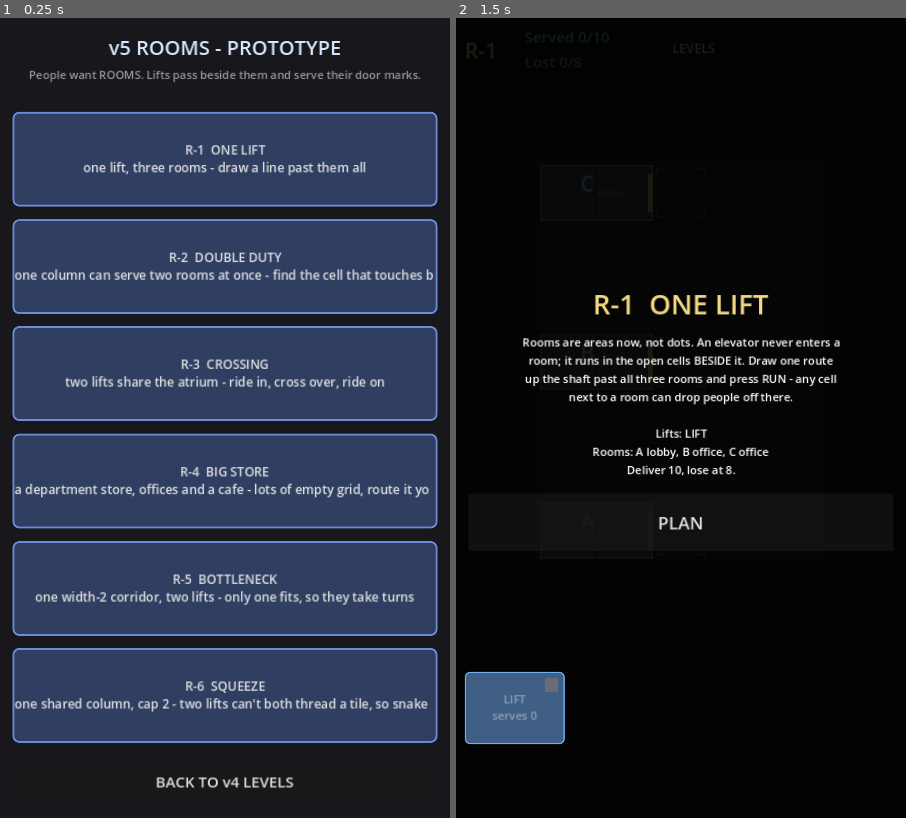
Above: before the commit, frames 1-2 (left to right).
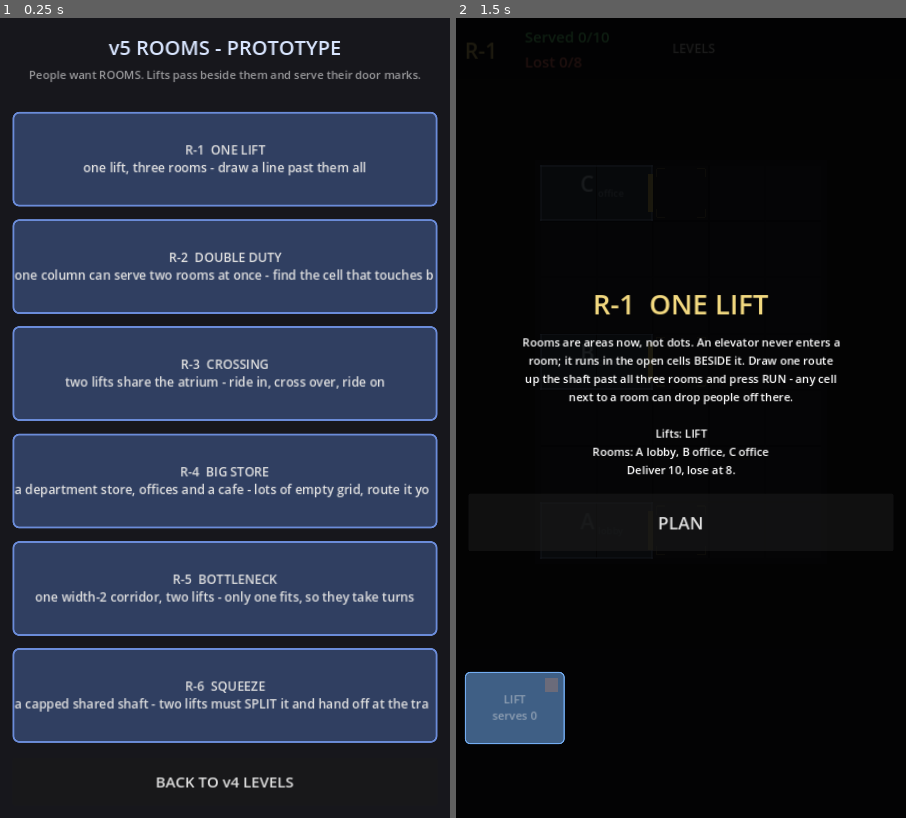
Above: after the commit, the same moments.

Repository: AlexEltonPym/elevator_game
Game: Godot game, scene res://scenes/v5_select.tscn
The game is run twice, just before and just after one commit, with the same random seed, the same clock (stepped at 60 frames per second) and the same inputs. This scene is started directly instead of the project's main scene.
Inputs:
- Up to frame 1 (0.25 s): no input
- Up to frame 2 (1.5 s): click "R-1 ONE LIFT one lift, three …" at 0.5 s; click "LEVELS" at 1.25 s

The runs differ from the first frame. In frame 1, 0.8% of the frame differs, in the area x 3-96%, y 85-87%; in frame 2, nothing differs.

Commit message:
Rethink R-6: overlap cap forces a shared-shaft transfer, not disjoint lanes
The old R-6 solved as two independent lifts (A+C / B+D) that never
interacted - boring, and one lift trivially covered it. New R-6 makes the
cap force cooperation: one cap-2 shaft, five rooms, a cap-4 transfer E
mid-shaft that both lifts CAN share. Two width-2 lifts can't both run the
whole shaft (2+2 > 2 on any cap-2 tile), so they split it and hand off at
E. Demand is 50% local / 50% cross-cluster, short patience.

- Intended: LIFT 1 = A,B,E (bottom); LIFT 2 = E,C,D (top); cross riders
  transfer at E. Wins with transfers
- Proven a real cooperation puzzle: new smoke _cooperation_test asserts a
  one-lift attempt LOSES and a disjoint-two (no shared E) attempt LOSES,
  while the cooperative solution wins - so the two lifts MUST interact
- Mechanic unchanged; only R-6 level data + its smoke tests. Other levels
  unchanged, det=Y; v4 frozen (3552943357, balance 182)

Co-Authored-By: Claude Fable 5 <noreply@anthropic.com>

Diff:
--- a/scripts/v5/levels5.gd
+++ b/scripts/v5/levels5.gd
@@ -233,40 +233,50 @@
 	{
 		"id": "R-6",
 		"name": "Squeeze",
-		"thesis": "one shared column, cap 2 - two lifts can't both thread a tile, so snake around",
-		"intro": "The centre column is CAPPED: the amber pips show how many lift-
-widths a tile can carry (2 here). A and C want one lift; B and D
-the other - but their doors interleave up the column, so the two
-routes cannot both run straight. Thread one lift out into the
-open right lane to squeeze past the other.",
-		"cols": 5, "rows": 7,
+		"thesis": "a capped shared shaft - two lifts must SPLIT it and hand off at the transfer",
+		"intro": "One shaft, everyone's doors on it. The pips show its cap: 2 per\ntile - so two lifts can't both run the whole shaft. Split it:\none lift works the bottom (A, B), one the top (C, D). They can\nonly meet at the transfer E in the middle (cap 4), so a rider\ncrossing ends has to change lifts there. One lift can't keep up.",
+		"cols": 5, "rows": 11,
 		"overlaps": [
 			{"cells": [Vector2i(2, 0), Vector2i(2, 1), Vector2i(2, 2), Vector2i(2, 3),
-					Vector2i(2, 4), Vector2i(2, 5), Vector2i(2, 6)], "max": 2},
+					Vector2i(2, 4), Vector2i(2, 6), Vector2i(2, 7), Vector2i(2, 8),
+					Vector2i(2, 9), Vector2i(2, 10)], "max": 2},
+			{"cells": [Vector2i(2, 5)], "max": 4},
 		],
 		"rooms": [
 			{"type": "lobby", "cells": [Vector2i(0, 0), Vector2i(1, 0)],
 					"drops": [{"cell": Vector2i(1, 0), "dir": R}]},
 			{"type": "office", "cells": [Vector2i(0, 2), Vector2i(1, 2)],
 					"drops": [{"cell": Vector2i(1, 2), "dir": R}]},
-			{"type": "office", "cells": [Vector2i(0, 4), Vector2i(1, 4)],
-					"drops": [{"cell": Vector2i(1, 4), "dir": R}]},
-			{"type": "office", "cells": [Vector2i(0, 6), Vector2i(1, 6)],
-					"drops": [{"cell": Vector2i(1, 6), "dir": R}]},
+			{"type": "office", "cells": [Vector2i(0, 8), Vector2i(1, 8)],
+					"drops": [{"cell": Vector2i(1, 8), "dir": R}]},
+			{"type": "office", "cells": [Vector2i(0, 10), Vector2i(1, 10)],
+					"drops": [{"cell": Vector2i(1, 10), "dir": R}]},
+			{"type": "atrium", "cells": [Vector2i(0, 5), Vector2i(1, 5)],
+					"drops": [{"cell": Vector2i(1, 5), "dir": R}]},
 		],
 		"cards": [
 			{"name": "LIFT 1", "type": "standard", "color": COL_A},
 			{"name": "LIFT 2", "type": "standard", "color": COL_B},
 		],
-		"quota": 10, "max_lost": 8,
-		"spawn": {"interval_start": 2.8, "interval_end": 2.3, "ramp": 55.0,
-				"burst_min": 1, "burst_max": 2, "gap": 0.9},
+		"quota": 24, "max_lost": 8,
+		# Short patience so a lift that can't keep up (one lift on the whole shaft) or
+		# strands riders (disjoint, no transfer) actually loses them.
+		"patience": {"visitor": 28.0},
+		"spawn": {"interval_start": 0.8, "interval_end": 0.6, "ramp": 30.0,
+				"burst_min": 3, "burst_max": 4, "gap": 0.35},
 		"mix": {"visitor": 1.0},
-		"trips": [
-			{"w": 0.30, "from": "A", "to": "C"},
-			{"w": 0.20, "from": "C", "to": "A"},
-			{"w": 0.30, "from": "B", "to": "D"},
-			{"w": 0.20, "from": "D", "to": "B"},
+		# HALF the demand is LOCAL at the two far-apart clusters (A,B bottom; C,D top)
+		# and HALF is CROSS (A<->C, B<->D). One lift can't carry the volume across the
+		# whole shaft; skipping the transfer strands the whole cross half.
+		"trips": [
+			{"w": 0.13, "from": "A", "to": "B"},
+			{"w": 0.12, "from": "B", "to": "A"},
+			{"w": 0.13, "from": "C", "to": "D"},
+			{"w": 0.12, "from": "D", "to": "C"},
+			{"w": 0.14, "from": "A", "to": "C"},
+			{"w": 0.11, "from": "C", "to": "A"},
+			{"w": 0.14, "from": "B", "to": "D"},
+			{"w": 0.11, "from": "D", "to": "B"},
 		],
 	},
 ]
--- a/tests/v5_smoke.gd
+++ b/tests/v5_smoke.gd
@@ -49,10 +49,11 @@
 			return [_c([[2,0],[2,1],[2,2],[2,3],[2,4],[2,5],[2,6]]),
 					_c([[3,0],[3,1],[3,2],[2,2],[2,3],[2,4],[3,4],[3,5],[3,6]])]
 		"R-6":
-			# Interleaved doors + a cap-2 centre column force a snake: LIFT 1 serves
-			# A+C detouring out the right lane, LIFT 2 serves B+D (both x=2-disjoint).
-			return [_c([[2,0],[3,0],[3,1],[3,2],[3,3],[3,4],[2,4]]),
-					_c([[2,2],[3,2],[3,3],[3,4],[3,5],[3,6],[2,6]])]
+			# The cap-2 shaft forces a split: LIFT 1 works the bottom (A,B,E), LIFT 2
+			# the top (E,C,D); they share only the cap-4 transfer E at (2,4). Cross-end
+			# riders hand off at E.
+			return [_c([[2,0],[2,1],[2,2],[2,3],[2,4],[2,5]]),
+					_c([[2,5],[2,6],[2,7],[2,8],[2,9],[2,10]])]
 	return []
 
 
@@ -64,18 +65,22 @@
 		"R-5":
 			return [2, 2]
 		"R-6":
-			return [2, 2]
+			return [3, 3] # LIFT 1 serves A,B,E; LIFT 2 serves E,C,D
 	return []
 
 
-## The overlap-cap drawing limit on R-6's cap-2 centre column: (a) a legal route is
-## accepted, (b) a route pushing a tile over its cap is REFUSED, (c) clearing the
-## first route frees the width so the same route is then accepted.
-func _overlap_test() -> bool:
-	var idx := -1
+func _r6_index() -> int:
 	for i in Levels5.LEVELS.size():
 		if str(Levels5.LEVELS[i].id) == "R-6":
-			idx = i
+			return i
+	return -1
+
+
+## The overlap-cap drawing limit on R-6: (b) a legal route is accepted; the two
+## cooperative routes SHARE the cap-4 transfer tile (2,4) legally; a route pushing
+## a cap-2 tile over its cap is REFUSED; and (c) clearing frees the width back.
+func _overlap_test() -> bool:
+	var idx := _r6_index()
 	if idx < 0:
 		print("  overlap: R-6 not found **FAIL**")
 		return false
@@ -86,19 +91,67 @@
 	root.add_child(node)
 	node.to_plan()
 	var ok := true
-	var l1 := _c([[2,0],[2,1],[2,2],[2,3],[2,4]]) # straight, legal alone (cap 2)
-	var l2 := _c([[2,2],[2,3],[2,4],[2,5],[2,6]]) # overlaps l1 at 2,2/2,3/2,4
+	var l1 := _c([[2,0],[2,1],[2,2],[2,3],[2,4],[2,5]]) # bottom half + transfer, legal
+	var l2coop := _c([[2,5],[2,6],[2,7],[2,8],[2,9],[2,10]]) # top half; shares (2,5) cap-4
+	var l2bad := _c([[2,2],[2,3]]) # would overlap L1 on cap-2 tiles (2+2 > 2)
 	if not node.commit_route(0, l1, false):
 		ok = false
-		print("  overlap: (b) legal L1 was rejected **FAIL**")
-	if node.commit_route(1, l2, false):
-		ok = false
-		print("  overlap: over-cap L2 was accepted **FAIL**")
+		print("  overlap: (b) legal L1 rejected **FAIL**")
+	if not node.commit_route(1, l2coop, false):
+		ok = false
+		print("  overlap: cap-4 transfer crossover rejected **FAIL**")
+	node.commit_route(1, [], false)
+	if node.commit_route(1, l2bad, false):
+		ok = false
+		print("  overlap: over-cap route accepted **FAIL**")
 	node.commit_route(0, [], false) # clear L1, freeing its width
-	if not node.commit_route(1, l2, false):
-		ok = false
-		print("  overlap: L2 still rejected after clearing L1 (width not freed) **FAIL**")
+	if not node.commit_route(1, l2bad, false):
+		ok = false
+		print("  overlap: route still rejected after clear (width not freed) **FAIL**")
 	node.free()
+	return ok
+
+
+## Runs R-6 with the given routes (r1 may be null for a one-lift attempt) to a
+## decision, returning the final state string.
+func _run_r6(r0, r1) -> String:
+	Levels5.current = _r6_index()
+	Levels5.headless = true
+	var node = load("res://scenes/v5_main.tscn").instantiate()
+	node.headless = true
+	root.add_child(node)
+	node.rng.seed = 20260814
+	node.to_plan()
+	if r0 != null:
+		node.commit_route(0, _c(r0), false)
+	if r1 != null:
+		node.commit_route(1, _c(r1), false)
+	node.start_run()
+	var t := 0.0
+	while t < CAP and node.state == node.State.PLAYING:
+		node.advance(STEP)
+		t += STEP
+	var st: String = "WIN" if node.state == node.State.WIN \
+			else ("LOSE" if node.state == node.State.LOSE else "TIMEOUT")
+	node.free()
+	return st
+
+
+## R-6 must genuinely REQUIRE two cooperating lifts: (b) ONE lift running the whole
+## shaft cannot keep up (does not WIN); (c) two lifts serving DISJOINT halves with
+## no shared transfer cannot serve the cross-end trips (does not WIN). The intended
+## cooperative split is verified by the main loop (R-6 WINs with transfers > 0).
+func _cooperation_test() -> bool:
+	var ok := true
+	var one := _run_r6([[2,0],[2,1],[2,2],[2,3],[2,4],[2,5],[2,6],[2,7],[2,8],[2,9],[2,10]], null)
+	if one == "WIN":
+		ok = false
+		print("  cooperation: one lift alone WON (should be insufficient) **FAIL**")
+	var disjoint := _run_r6([[2,0],[2,1],[2,2]], [[2,8],[2,9],[2,10]])
+	if disjoint == "WIN":
+		ok = false
+		print("  cooperation: disjoint two (no transfer) WON (cross trips should fail) **FAIL**")
+	print("  cooperation: one-lift=%s  disjoint-two=%s" % [one, disjoint])
 	return ok
 
 
@@ -211,6 +264,12 @@
 		else:
 			_fail += 1
 			print("OVERLAP CAP  **FAIL**")
+		# R-6 must REQUIRE two cooperating lifts (one-lift + disjoint-two both fail).
+		if _cooperation_test():
+			print("R-6 COOPERATION: one-lift + disjoint-two both fail as required")
+		else:
+			_fail += 1
+			print("R-6 COOPERATION  **FAIL**")
 		# Reactivation (real between-trip demand) must run in headless at least once.
 		if _reacts == 0:
 			_fail += 1
@@ -240,8 +299,8 @@
 	if not a.saw_walk:
 		ok = false
 		notes.append("no-walk")
-	# R-3 must actually show a transfer (crossing the 2-wide atrium).
-	if lv.id == "R-3" and a.transfers == 0:
+	# R-3 and R-6 must actually show a transfer (a cross-end rider changes lifts).
+	if (lv.id == "R-3" or lv.id == "R-6") and a.transfers == 0:
 		ok = false
 		notes.append("no-xfer")
 	# (c) one-lift corridor serialises two contenders.
